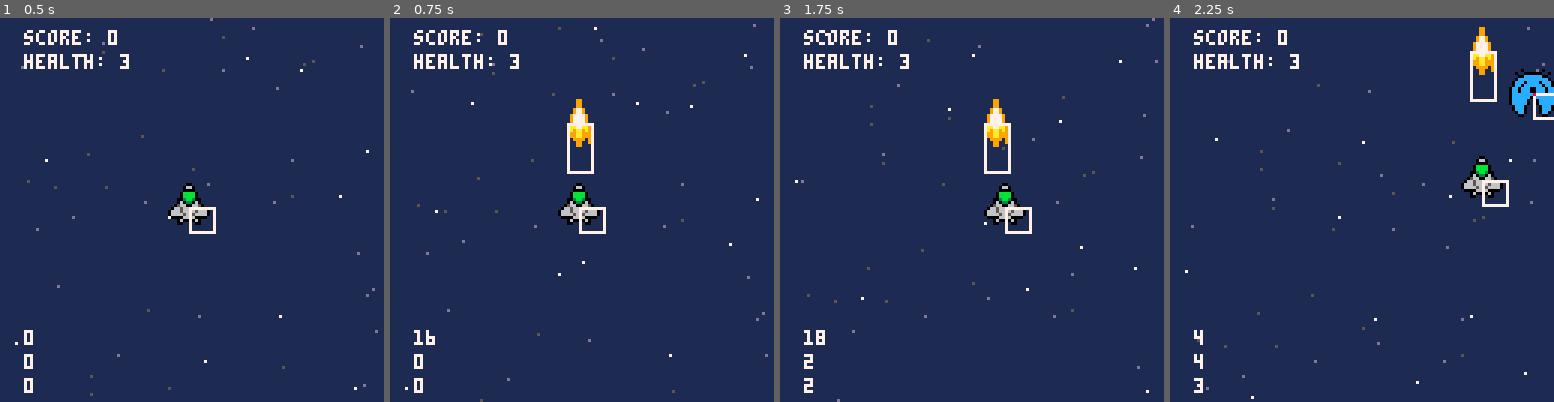
Above: before the commit, frames 1-4 (left to right).
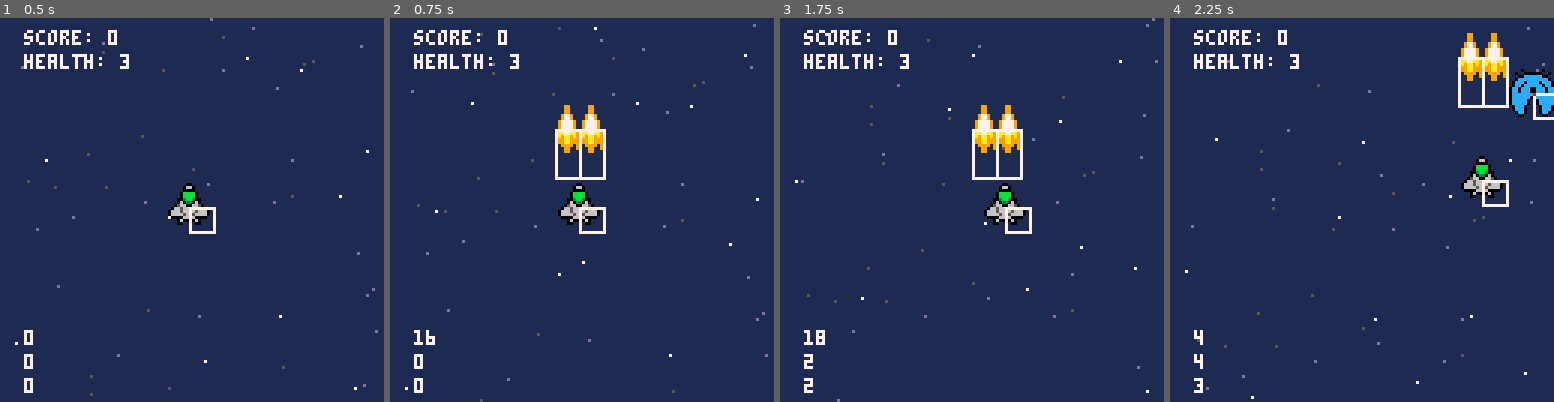
Above: after the commit, the same moments.

Repository: djc5627/pico8-first-game
Game: PICO-8 cartridge first_game.p8
Two runs of this game, one before a commit and one after it. Both use one fixed random seed, a clock stepped at 60 frames per second and the inputs below.
Inputs:
- Up to frame 1 (0.5 s): tap X (X key) at 0.33 s
- Up to frame 2 (0.75 s): tap O (Z key) at 0.7 s
- Up to frame 3 (1.75 s): tap X (X key) at 1.07 s; hold Right from 1.6 s (still down); tap O (Z key) at 1.7 s
- Up to frame 4 (2.25 s): tap X (X key) at 1.85 s; release Right at 2.1 s; tap O (Z key) at 2.1 s; hold Up from 2.15 s (still down)

Frame 1 is identical in both runs. In frame 2, 1.5% of the frame differs, in the area x 42-57%, y 21-43%; in frame 3, 1.5%; in frame 4, 1.5%.

Commit message:
Player shoots 2 bullets. Align player bullets.

Diff:
--- a/src/player.lua
+++ b/src/player.lua
@@ -68,7 +68,8 @@
 function _shoot()
     -- Only shoot if delay has passed since the last shot
     if btn(4) and time() - p_last_shoot_time >= p_shoot_delay then
-        _add_bullet(player_bullets, p_x, p_y - 8, 0, -4, 8, 16, 2)
+        _add_bullet(player_bullets, p_x-4, p_y - 6, 0, -4, 8, 16, 2)
+        _add_bullet(player_bullets, p_x+4, p_y - 6, 0, -4, 8, 16, 2)
         p_last_shoot_time = time()
         sfx(1)
      end
